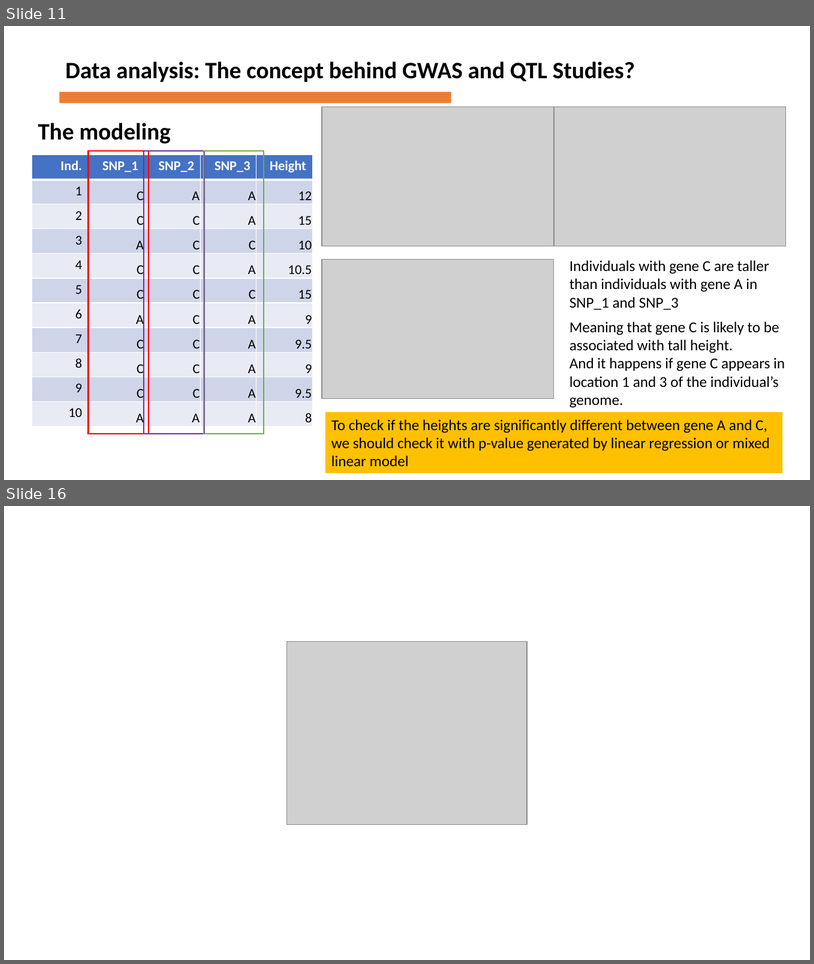
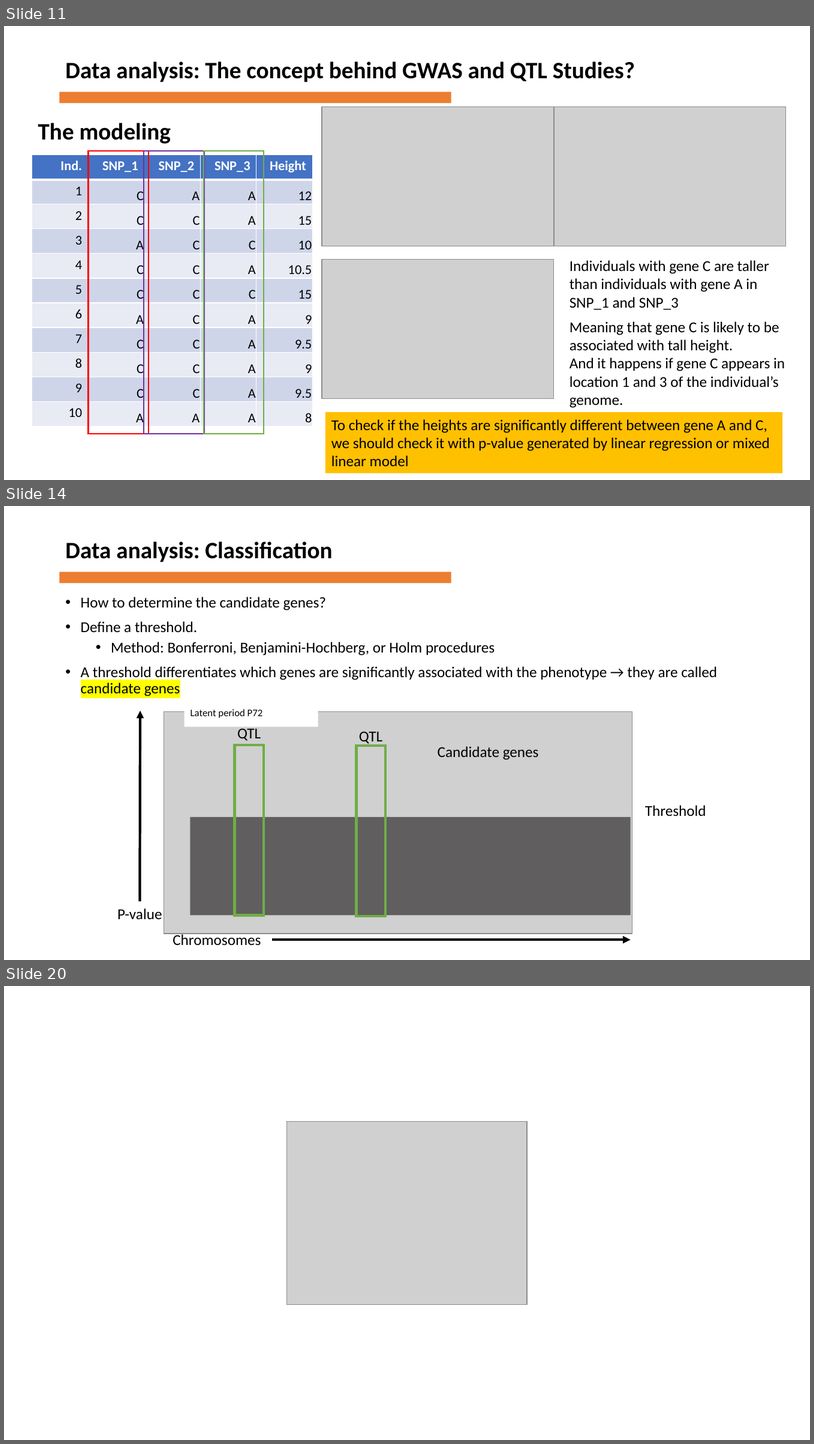
Before and after one commit to firzaariany/Course_Tree_improvement, a slide deck: Advances in quantitative genetics.pptx. Shown one above the other, each under a label of ours: slides 11 and 16 before the commit, slides 11, 14 and 20 after it; the slides between them are not shown. The pictures are 814x964 and 814x1444 pixels, drawn with LibreOffice and Linux fonts; fonts in the diff are those of the drawing; grey boxes stand for pictures. Boxes give left, top, right and bottom in pixels: in the first picture for what was removed or moved away, otherwise in the second. Text is boxed around its words. In the diff, an @@ line names an element or a change of style, - is before the commit and + after.

```diff
--- a/Advances in quantitative genetics.pptx
+++ b/Advances in quantitative genetics.pptx
@@ slide 14 added at bbox=[4, 506, 810, 960], background #FFFFFF @@
@@ text added at bbox=[65, 541, 332, 562], 28 pt, text #000000, bold @@
+Data analysis: Classification
@@ rectangle added at bbox=[60, 572, 452, 583], fill #ED7D31 @@
@@ text added at bbox=[81, 597, 717, 696], 18 pt, text #000000 @@
+• How to determine the candidate genes?
+• Define a threshold.
+  • Method: Bonferroni, Benjamini-Hochberg, or Holm procedures
+• A threshold differentiates which genes are significantly associated with the phenotype → they are called candidate genes
@@ arrow added from (140, 901) to (140, 711), #000000 3 pt @@
@@ picture added at bbox=[164, 712, 633, 934] @@
@@ rectangle added at bbox=[184, 704, 318, 727], fill #FFFFFF, 12 pt, text #000000 @@
+Latent period P72
@@ text added at bbox=[237, 728, 261, 741], 18 pt, text #000000 @@
+QTL
@@ text added at bbox=[359, 731, 383, 745], 18 pt, text #000000 @@
+QTL
@@ rectangle added at bbox=[235, 745, 264, 915], outline #70AD47 3 pt @@
@@ rectangle added at bbox=[357, 745, 386, 916], outline #70AD47 3 pt @@
@@ text added at bbox=[438, 746, 539, 760], 18 pt, text #000000 @@
+Candidate genes
@@ text added at bbox=[645, 805, 707, 816], 18 pt, text #000000 @@
+Threshold
@@ rectangle added at bbox=[191, 817, 631, 915], fill #3B3838 at 75% opacity @@
@@ text added at bbox=[117, 908, 162, 919], 18 pt, text #000000 @@
+P-value
@@ text added at bbox=[173, 933, 261, 945], 18 pt, text #000000 @@
+Chromosomes
@@ arrow added from (272, 940) to (631, 940), #000000 3 pt @@
@@ what was slide 16 is now slide 20 @@
```
Also in this commit, not shown: 9 slides changed, 3 other slides added.
